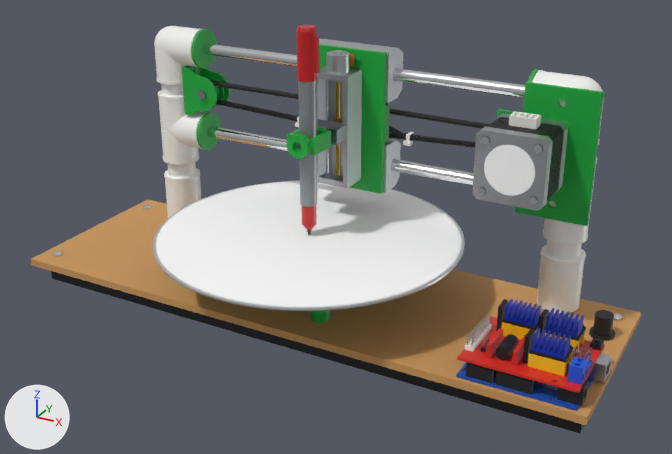
A saved change to the glTF model build/plotter.glb.
Camera for both pictures: a 50 mm lens placed at (282.0, -487.0, 289.0), pointed at (18.0, -9.0, 49.0). The lights are fixed; the arrows at lower left show +X, +Y and +Z. The picture after the commit comes second.

Script lines for the objects in view, before the commit:
```python
ob_electronics__heatsinks = bpy.data.objects.new('electronics__heatsinks', me_electronics__heatsinks)
ob_electronics__heatsinks.location = (0.0, 0.0, 0.0)
ob_knob = bpy.data.objects.new('knob', me_knob)
ob_knob.location = (0.0, 0.0, 0.0)
ob_pen__body = bpy.data.objects.new('pen__body', me_pen__body)
ob_pen__body.location = (0.0, 0.0, 0.0)
ob_pen__cap = bpy.data.objects.new('pen__cap', me_pen__cap)
ob_pen__cap.location = (0.0, 0.0, 0.0)
ob_pen_clip = bpy.data.objects.new('pen_clip', me_pen_clip)
ob_pen_clip.location = (0.0, 0.0, 0.0)
ob_platter = bpy.data.objects.new('platter', me_platter)
ob_platter.location = (0.0, 0.0, 0.0)
ob_stage__frame = bpy.data.objects.new('stage__frame', me_stage__frame)
ob_stage__frame.location = (0.0, 0.0, 0.0)
ob_stage__motor = bpy.data.objects.new('stage__motor', me_stage__motor)
ob_stage__motor.location = (0.0, 0.0, 0.0)
ob_stage__screw = bpy.data.objects.new('stage__screw', me_stage__screw)
ob_stage__screw.location = (0.0, 0.0, 0.0)
# also in view: 'bars' at (0.0, 0.0, -12.0); 'x_motor__body' at (128.0, 14.0, 106.0); 'rods' at (0.0, 50.0, 106.0); 'x_motor__caps' at (128.0, 16.0, 106.0); 'stands' at (0.0, 50.0, 75.0)
```
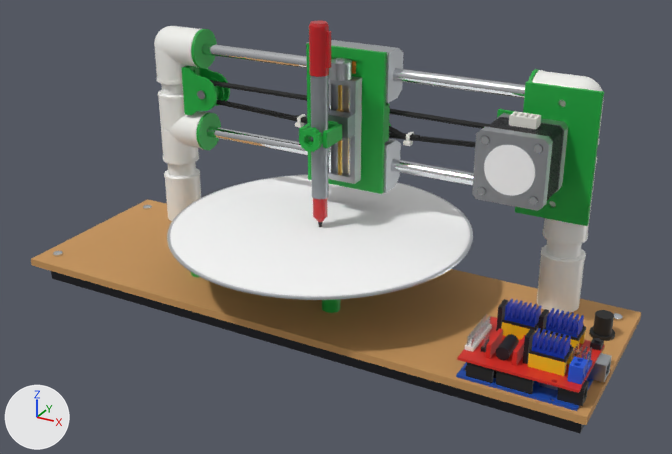
Changed parts and their boxes (x1, y1, x2, y2) in the pictures (672 x 454 px; the box of a moved part takes in the faces that stretch with it):
'paper__sheet', moved: before (156, 181, 461, 307); after (170, 175, 470, 297)
'stage__frame', reshaped: before (316, 66, 362, 188); after (328, 76, 362, 184)
'pen__body', moved: before (298, 81, 317, 207); after (310, 75, 329, 199)
'platter', moved: before (153, 180, 465, 311); after (167, 175, 473, 300)
'pen__cap', reshaped: before (297, 25, 320, 230); after (309, 21, 331, 222)
'knob', reshaped (7% narrower): before (286, 133, 312, 159); after (299, 127, 323, 152)
'pen_clip', moved: before (287, 127, 331, 155); after (299, 121, 342, 148)
'stage__motor', reshaped: before (326, 50, 350, 73); after (328, 58, 352, 81)
'stage__screw', moved, rescaled: before (336, 81, 340, 176); after (338, 85, 342, 175)
part 1 of me_stage__frame, moved or reshaped: before (317, 78, 344, 182); after (328, 84, 351, 178)
part 2 of me_stage__frame, moved or reshaped: before (317, 66, 362, 173); after (328, 76, 362, 162)
part 3 of me_stage__frame, moved or reshaped: before (316, 77, 361, 188); after (328, 81, 361, 184)
part 5 of me_stage__motor, deleted: before (326, 50, 350, 73)
part 6 of me_stage__motor, added: after (328, 58, 352, 81)
part 8 of me_knob, deleted (green): before (286, 133, 312, 159)
part 9 of me_knob, added (green): after (299, 127, 323, 152)
part 11 of me_pen__cap, moved or reshaped: before (297, 25, 320, 82); after (309, 21, 331, 77)
part 12 of me_pen__cap, added: after (313, 198, 327, 222)
part 13 of me_pen__cap, deleted: before (301, 205, 317, 230)

The change, as a list of edits to the scene's bpy script:
```text
Change me_stage__frame:
    remove me_stage__frame.from_pydata(...)  # 64 vertices, 124 faces; spans x -12.5..12.5, y 17.0..37.0, z 66.0..141.0
    add me_stage__frame.from_pydata(...)  # 64 vertices, 124 faces; spans x -12.5..12.5, y 27.5..37.5, z 65.5..135.5
    me_stage__frame part 1: all 2 vertices in x -9.5..9.5, y 28.0, z 70.0 are moved by (0.0, 5.5, -0.5)
    me_stage__frame part 2: all 4 vertices in x -12.5..12.5, y 17.0, z 137.0..141.0 are moved by (0.0, 10.5, -5.5)
    me_stage__frame part 3: all 4 vertices in x -12.5..12.5, y 17.0, z 66.0..70.0 are moved by (0.0, 10.5, -0.5)
    other edits to the shape of me_stage__frame do not show in these pictures
Change me_stage__screw:
    remove me_stage__screw.from_pydata(...)  # 24 vertices, 44 faces; spans x -1.4..1.4, y 25.6..28.4, z 70.0..137.0
    add me_stage__screw.from_pydata(...)  # 24 vertices, 44 faces; spans x -1.4..1.4, y 28.6..31.4, z 69.5..131.5
    me_stage__screw part 4: the whole mesh is scaled about its middle by (1, 1, 0.925), then moved by (0.0, 3.0, -3.0)
Change me_stage__motor:
    remove me_stage__motor.from_pydata(...)  # 192 vertices, 380 faces; spans x -7.5..7.5, y 19.5..34.5, z 141.0..153.5
    add me_stage__motor.from_pydata(...)  # 192 vertices, 380 faces; spans x -7.5..7.5, y 22.5..37.5, z 135.5..148.0
    me_stage__motor part 5: 192 vertices removed from x -7.5..7.5, y 19.5..34.5, z 141.0..153.5
    me_stage__motor part 6: 192 vertices added at x -7.5..7.5, y 22.5..37.5, z 135.5..148.0
Change me_pen_clip:
    remove me_pen_clip.from_pydata(...)  # 416 vertices, 840 faces; spans x -10.0..10.0, y -20.0..3.0, z 100.0..110.0
    add me_pen_clip.from_pydata(...)  # 416 vertices, 840 faces; spans x -10.0..10.0, y -5.5..17.5, z 100.0..110.0
    me_pen_clip part 7: the whole mesh is moved by (0.0, 14.5, 0.0)
Change me_knob:
    remove me_knob.from_pydata(...)  # 864 vertices, 1728 faces; spans x -7.5..7.5, y -25.0..-20.0, z 97.5..112.5
    add me_knob.from_pydata(...)  # 864 vertices, 1728 faces; spans x -7.5..7.5, y -10.5..-5.5, z 97.5..112.5
    me_knob part 8: 864 vertices removed from x -7.5..7.5, y -25.0..-20.0, z 97.5..112.5
    me_knob part 9: 864 vertices added at x -7.5..7.5, y -10.5..-5.5, z 97.5..112.5
Change me_pen__body:
    remove me_pen__body.from_pydata(...)  # 96 vertices, 188 faces; spans x -5.5..5.5, y -17.0..-6.0, z 63.0..144.0
    add me_pen__body.from_pydata(...)  # 96 vertices, 188 faces; spans x -5.5..5.5, y -2.5..8.5, z 63.0..144.0
    me_pen__body part 10: the whole mesh is moved by (0.0, 14.5, 0.0)
Change me_pen__cap:
    remove me_pen__cap.from_pydata(...)  # 350 vertices, 692 faces; spans x -6.0..7.7, y -17.5..-5.5, z 45.0..176.0
    add me_pen__cap.from_pydata(...)  # 350 vertices, 692 faces; spans x -6.0..7.7, y -3.0..9.0, z 45.0..176.0
    me_pen__cap part 11: the loose piece of 158 vertices spanning x -6.0..7.7, y -17.5..-5.5, z 144.0..176.0 is moved by (0.0, 14.5, 0.0)
    me_pen__cap part 12: a new loose piece of 192 vertices spanning x -4.8..4.8, y -1.8..7.8, z 45.0..63.0, in mat_pen__cap (red #c41c22)
    me_pen__cap part 13: the loose piece of 192 vertices spanning x -4.8..4.8, y -16.2..-6.8, z 45.0..63.0 is deleted
Change me_platter:
    remove me_platter.from_pydata(...)  # 320 vertices, 636 faces; spans x -100.0..100.0, y -112.0..88.0, z 40.0..41.0
    add me_platter.from_pydata(...)  # 320 vertices, 636 faces; spans x -100.0..100.0, y -97.0..103.0, z 40.0..41.0
    me_platter part 14: the whole mesh is moved by (0.0, 15.0, 0.0)
Change me_paper__sheet:
    remove me_paper__sheet.from_pydata(...)  # 320 vertices, 636 faces; spans x -98.0..98.0, y -110.0..86.0, z 41.0
    add me_paper__sheet.from_pydata(...)  # 320 vertices, 636 faces; spans x -98.0..98.0, y -95.0..101.0, z 41.0
    me_paper__sheet part 15: the whole mesh is moved by (0.0, 15.0, 0.0)
```
